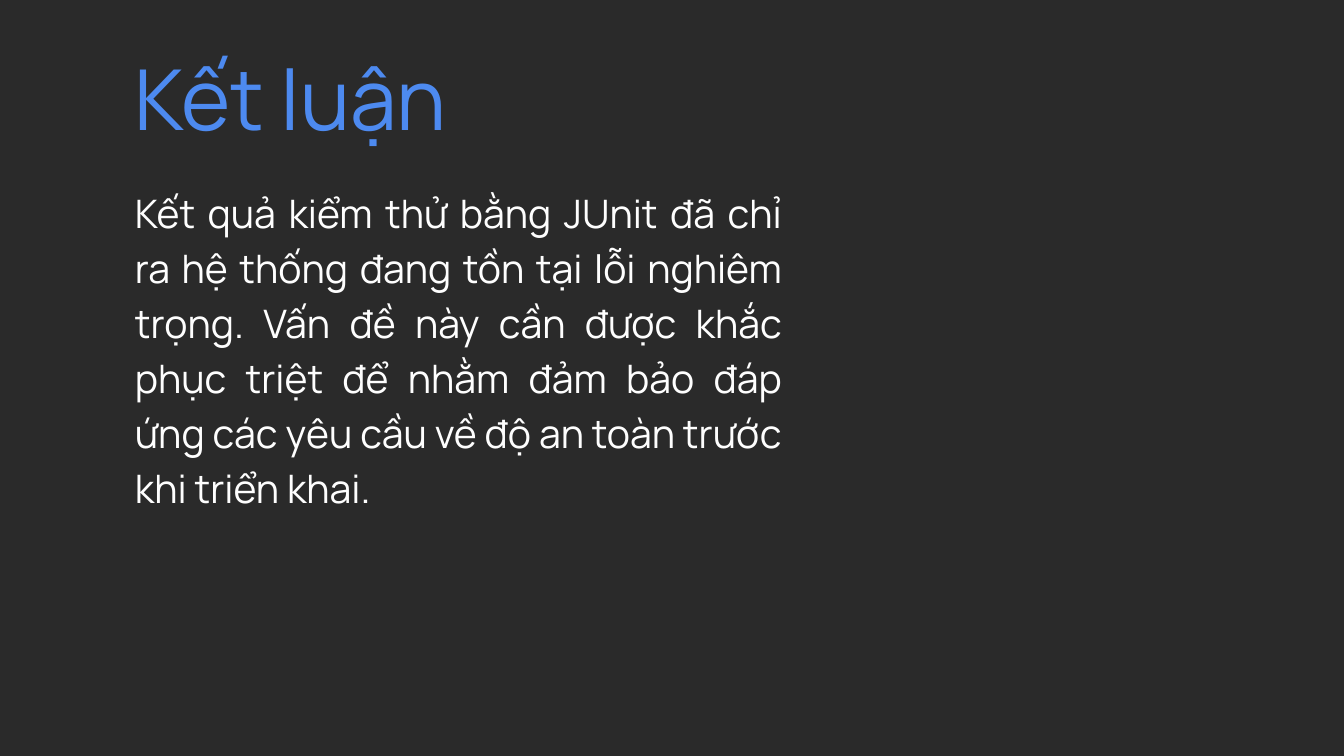
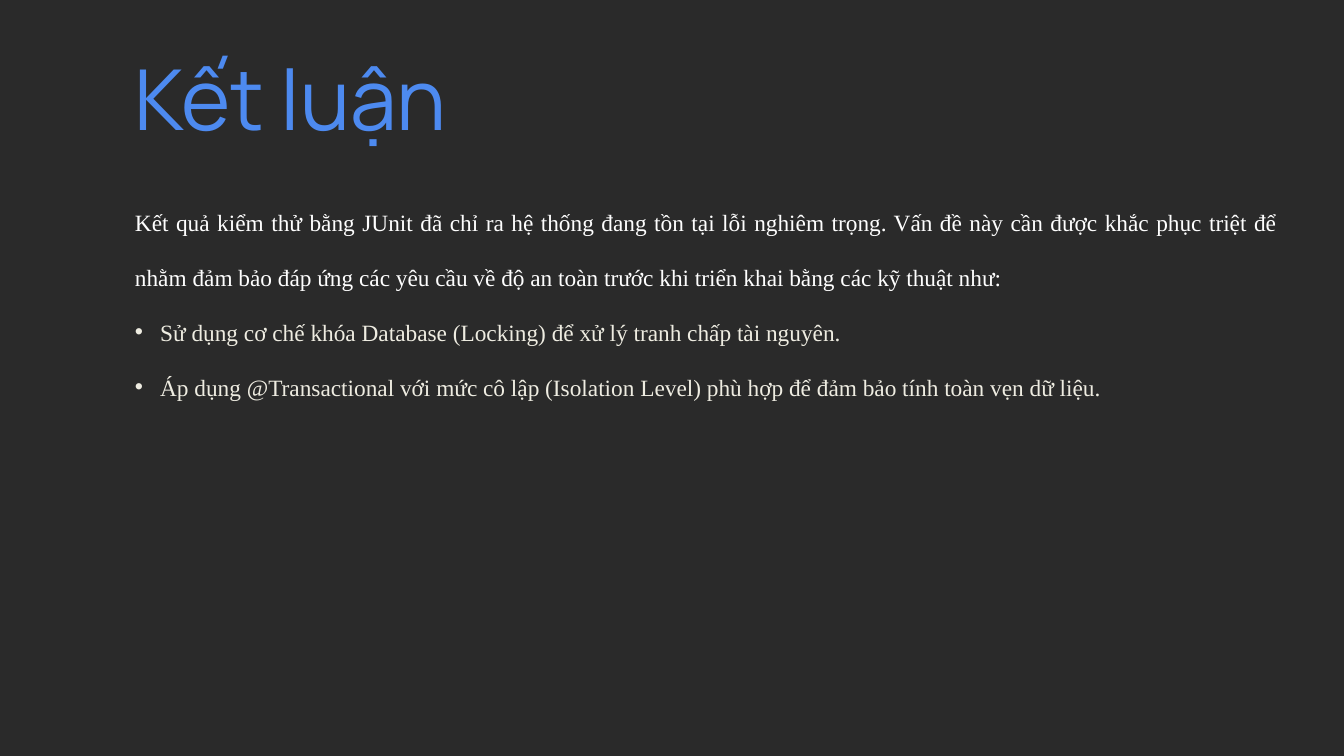
Before and after one commit to khanh208/QLDat_Ve, a slide deck: slide 13 of Bao-cao-KTPM/Bài thuyết trình - Kiểm Thử Phần Mềm (1).pptx (slide 11 before the commit). Drawn at 1344x756 pixels with LibreOffice and Linux fonts; fonts in the diff are those of the drawing. Boxes give left, top, right and bottom in pixels: in the first picture for what was removed or moved away, otherwise in the second. Text is boxed around its words. In the diff, an @@ line names an element or a change of style, - is before the commit and + after.

```diff
--- a/Bao-cao-KTPM/Bài thuyết trình - Kiểm Thử Phần Mềm (1).pptx
+++ b/Bao-cao-KTPM/Bài thuyết trình - Kiểm Thử Phần Mềm (1).pptx
@@ text at [135,213,1276,401]: text changed; size 42.1 to 25 pt; font Manrope to Times New Roman @@
-Kết quả kiểm thử bằng JUnit đã chỉ ra hệ thống đang tồn tại lỗi nghiêm trọng. Vấn đề này cần được khắc phục triệt để nhằm đảm bảo đáp ứng các yêu cầu về độ an toàn trước khi triển khai.
+Kết quả kiểm thử bằng JUnit đã chỉ ra hệ thống đang tồn tại lỗi nghiêm trọng. Vấn đề này cần được khắc phục triệt để nhằm đảm bảo đáp ứng các yêu cầu về độ an toàn trước khi triển khai bằng các kỹ thuật như:
+• Sử dụng cơ chế khóa Database (Locking) để xử lý tranh chấp tài nguyên.
+• Áp dụng @Transactional với mức cô lập (Isolation Level) phù hợp để đảm bảo tính toàn vẹn dữ liệu.
```
Also in this commit, not shown: 8 other slides changed, 2 slides added, 9 other files.
